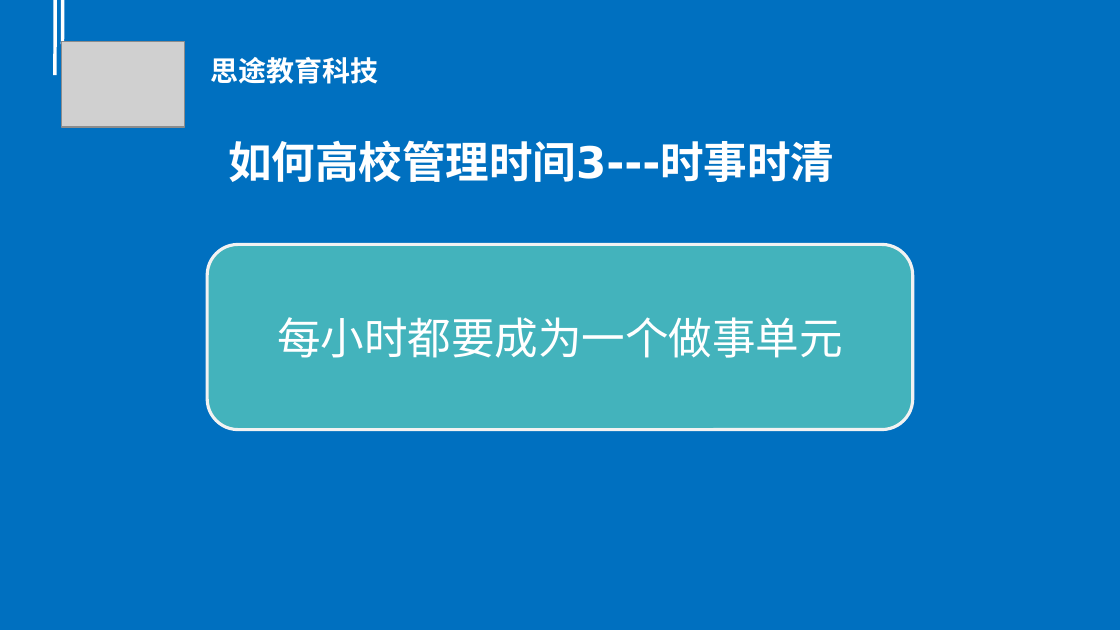
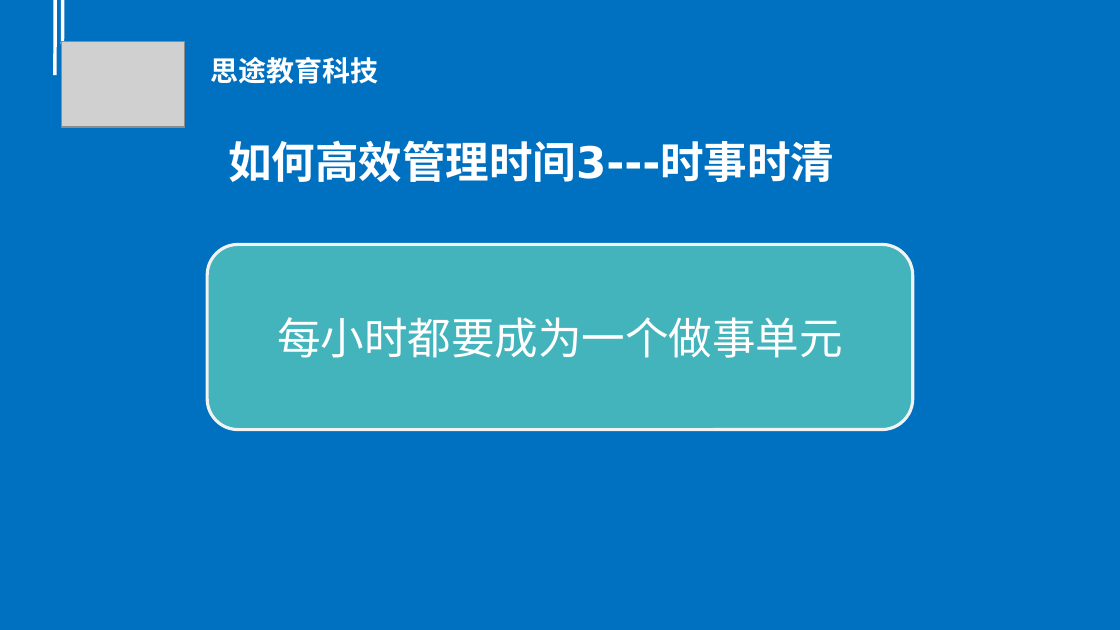
Before and after one commit to millet0328/lesson-file, a slide deck: slide 56 of 职业素养课程--用未来技术视角，定位奋斗方向.pptx (slide 57 before the commit). Drawn at 1120x630 pixels with LibreOffice and Linux fonts; fonts in the diff are those of the drawing; grey boxes stand for pictures. Boxes give left, top, right and bottom in pixels: in the first picture for what was removed or moved away, otherwise in the second. Text is boxed around its words. In the diff, an @@ line names an element or a change of style, - is before the commit and + after.

```diff
--- a/职业素养课程--用未来技术视角，定位奋斗方向.pptx
+++ b/职业素养课程--用未来技术视角，定位奋斗方向.pptx
@@ title at (228,140,834,182): text changed @@
-如何高校管理时间3---时事时清
+如何高效管理时间3---时事时清
```
Also in this commit, not shown: 14 other slides changed, 21 slides added, 3 slides removed.
